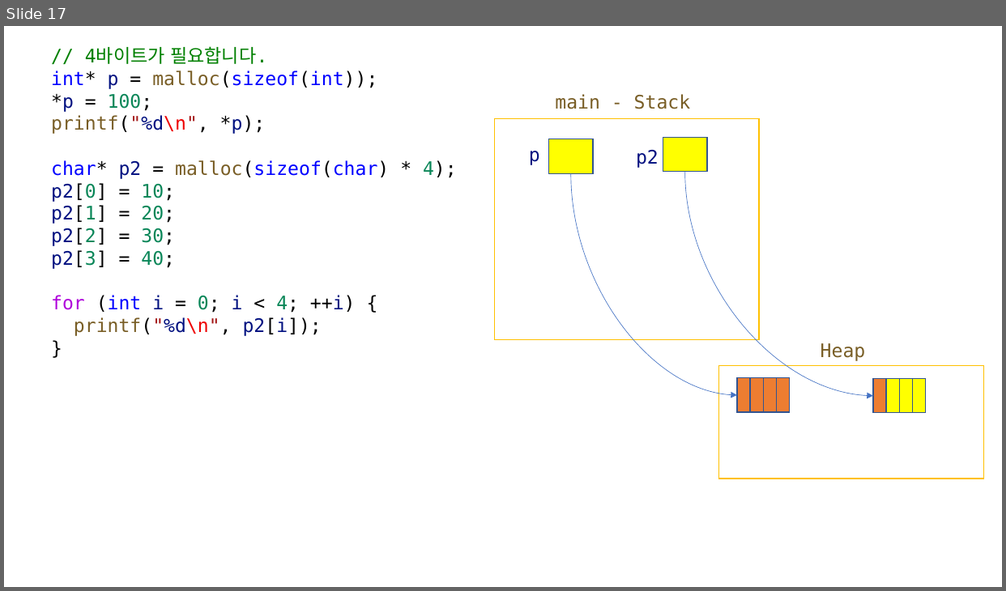
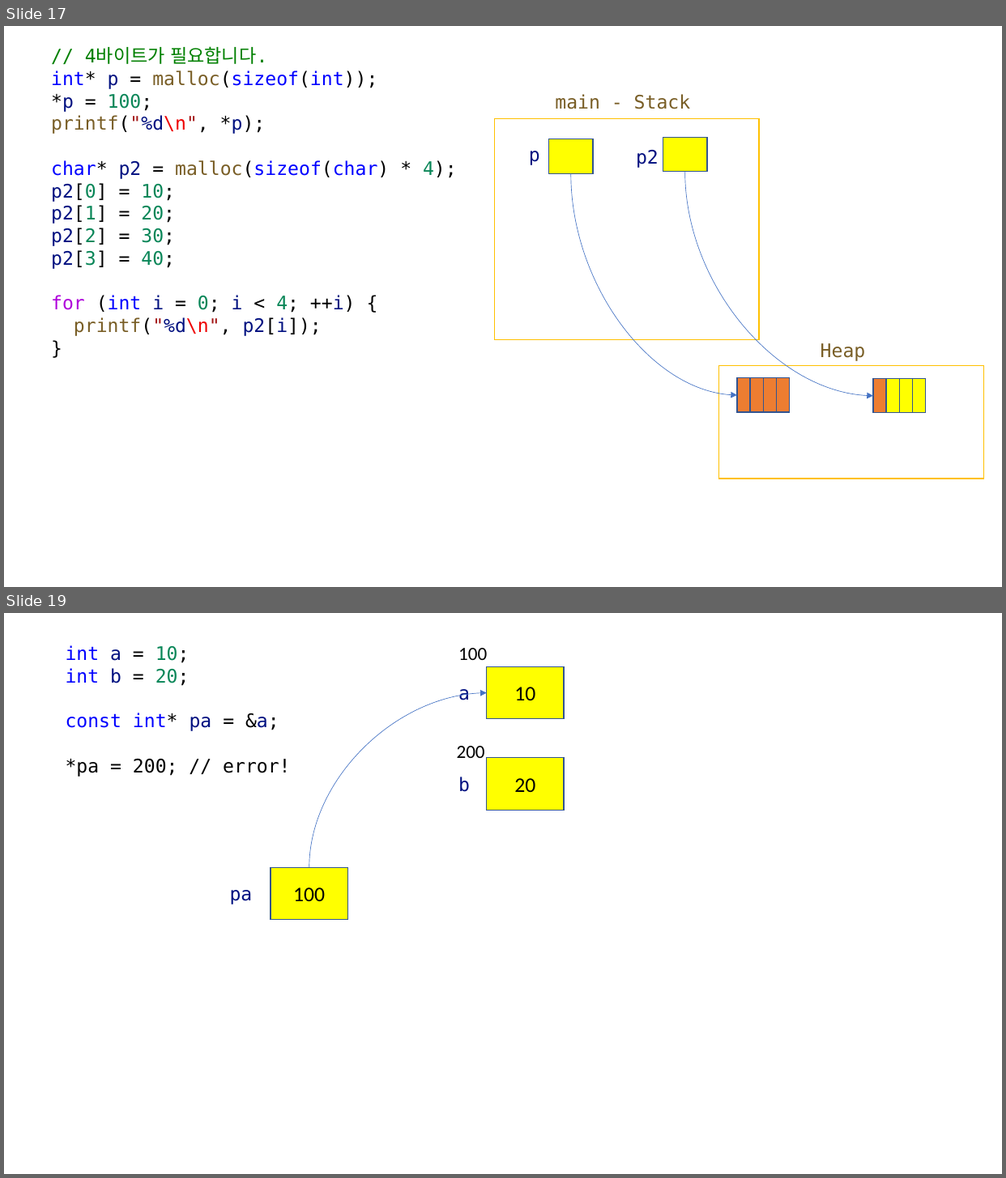
Before and after one commit to yoonichul/hyundai_20220510, a slide deck: 220512.pptx. Shown one above the other, each under a label of ours: slide 17 before the commit, slides 17 and 19 after it; the slides between them are not shown. The pictures are 1006x591 and 1006x1178 pixels, drawn with LibreOffice and Linux fonts; fonts in the diff are those of the drawing. Boxes give left, top, right and bottom in pixels: in the first picture for what was removed or moved away, otherwise in the second. Text is boxed around its words. In the diff, an @@ line names an element or a change of style, - is before the commit and + after.

```diff
--- a/220512.pptx
+++ b/220512.pptx
@@ slide 19 added at box(4, 613, 1002, 1174), background #FFFFFF @@
@@ text added at box(66, 645, 290, 777), 18 pt, text #000000 @@
+int a = 10;
+int b = 20;
+const int* pa = &a;
+*pa = 200; // error!
@@ text added at box(458, 648, 487, 660), 18 pt, text #000000 @@
+100
@@ rectangle added at box(487, 667, 564, 719), fill #FFFF00, outline #325491 1 pt, 20 pt, text #000000 @@
+10
@@ curved arrow added from (309, 867) to (487, 693), #4472C4 0.5 pt @@
@@ text added at box(458, 689, 470, 700), 18 pt, text #001080 @@
+a
@@ text added at box(457, 746, 485, 758), 18 pt, text #000000 @@
+200
@@ rectangle added at box(487, 758, 564, 811), fill #FFFF00, outline #325491 1 pt, 20 pt, text #000000 @@
+20
@@ text added at box(458, 777, 470, 792), 18 pt, text #001080 @@
+b
@@ rectangle added at box(270, 867, 347, 920), fill #FFFF00, outline #325491 1 pt, 20 pt, text #000000 @@
+100
@@ text added at box(230, 890, 253, 905), 18 pt, text #001080 @@
+pa
```
Also in this commit, not shown: 1 other slide added, 1 other file.
